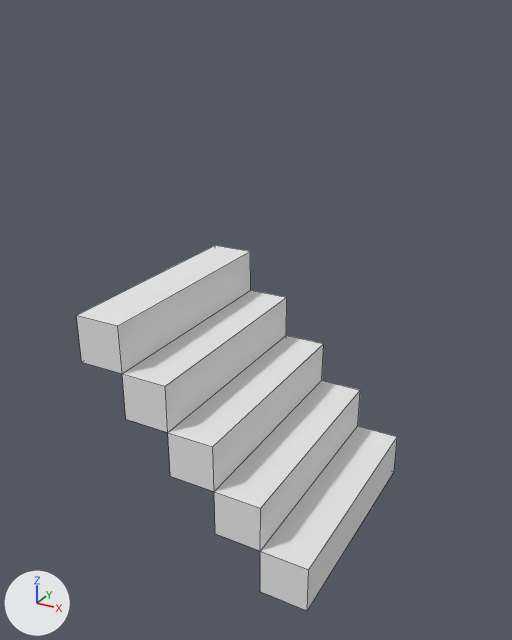
Before and after pictures for a commit that changed the Blender file MyProject/Assets/raw/stairs_down.blend.
Before and after are seen from a 50 mm lens placed at (2.6, -4.7, 1.14), pointed at (0.05, -0.06, -1.18). The axes (+X, +Y, +Z) are drawn at lower left. The lights are the same throughout. Mesh edges are drawn as thin lines.

In view in the first picture: 'StairsDown'.
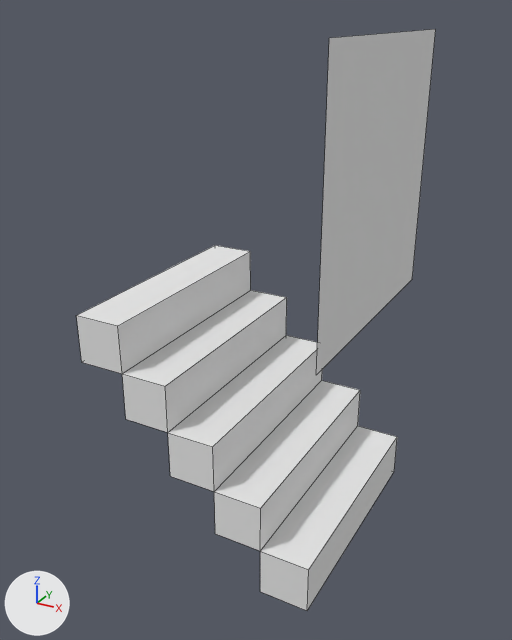
What differs and where, as boxes [x1, y1, x2, y2] in the pictures (512 x 640 px):
'StairsDown', reshaped (12% wider, 59% taller)
    before: [76, 245, 397, 611]
    after: [76, 29, 436, 611]
part 1 of me_cube_001, added
    after: [316, 29, 436, 375]

The change, as a list of edits to the scene's bpy script:
```text
Change me_cube_001:
    where me_cube_001.from_pydata(...)  # 40 vertices, 30 faces; spans x -1.0..1.0, y -1.0..1.0, z -3.0..-1.0
    used by ob_stairsdown; location = (0.0, 0.0, 0.0)
    verts and faces of me_cube_001; kept vertices keep their numbers, new ones are numbered from 40
    me_cube_001 part 1
    add verts[40] = (1.0, 1.0, -1.0)  # pixel (412, 279)
    add verts[41] = (1.0, -1.0, -1.0)  # pixel (316, 375)
    add verts[42] = (1.0, 1.0, 1.0)  # pixel (435, 29)
    add verts[43] = (1.0, -1.0, 1.0)  # pixel (329, 38)
    add faces += [(40, 42, 43, 41)]
```
